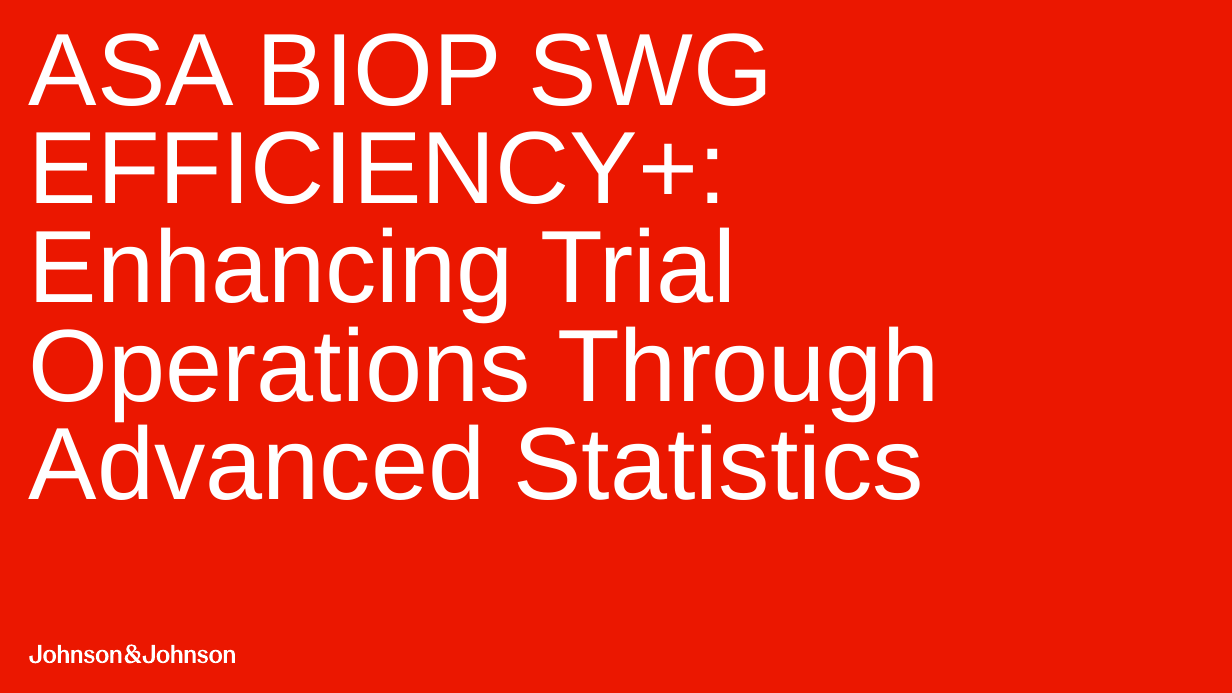
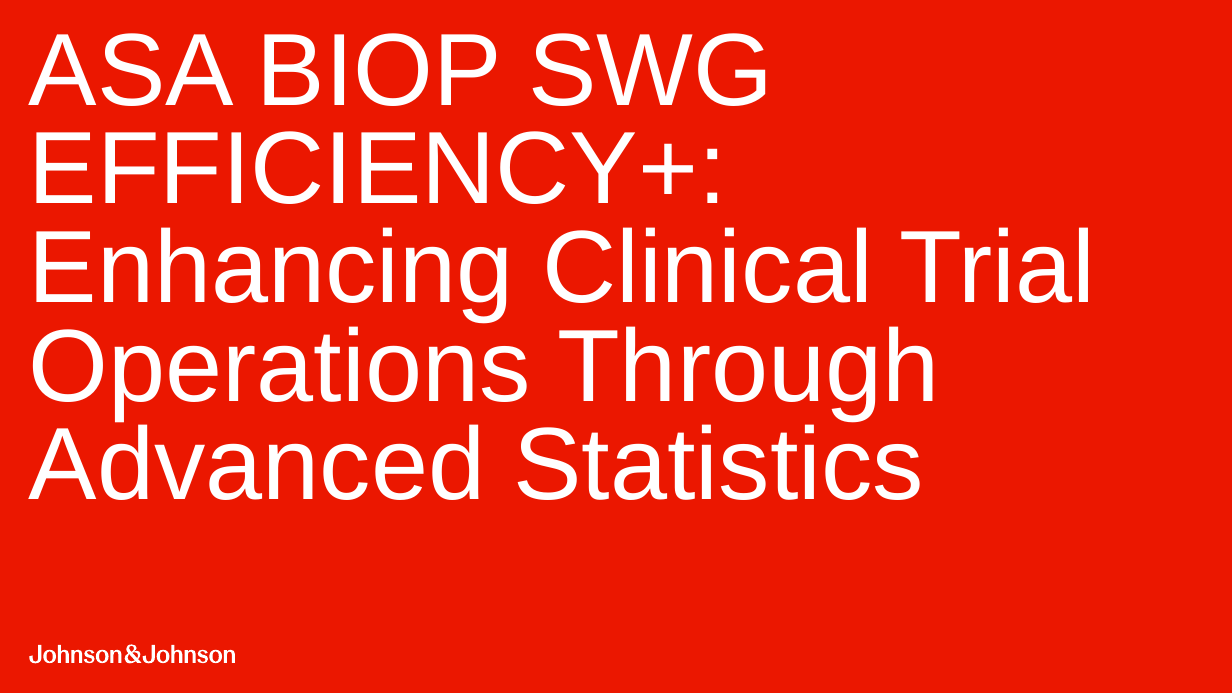
Before and after one commit to zhuoxinbms/efficiencyplustrials.github.io, a slide deck: slide 1 of Presentations/Pitch_deck.pptx. Drawn at 1232x693 pixels with LibreOffice and Linux fonts; fonts in the diff are those of the drawing. Boxes give left, top, right and bottom in pixels: in the first picture for what was removed or moved away, otherwise in the second. Text is boxed around its words. In the diff, an @@ line names an element or a change of style, - is before the commit and + after.

```diff
--- a/Presentations/Pitch_deck.pptx
+++ b/Presentations/Pitch_deck.pptx
@@ title at box(29, 33, 1096, 500): text changed @@
-ASA BIOP SWG
-EFFICIENCY+: Enhancing Trial Operations Through Advanced Statistics
+ASA BIOP SWG
+EFFICIENCY+: Enhancing Clinical Trial Operations Through Advanced Statistics
```
Also in this commit, not shown: 3 other slides changed, 1 slide added, 2 other files.
